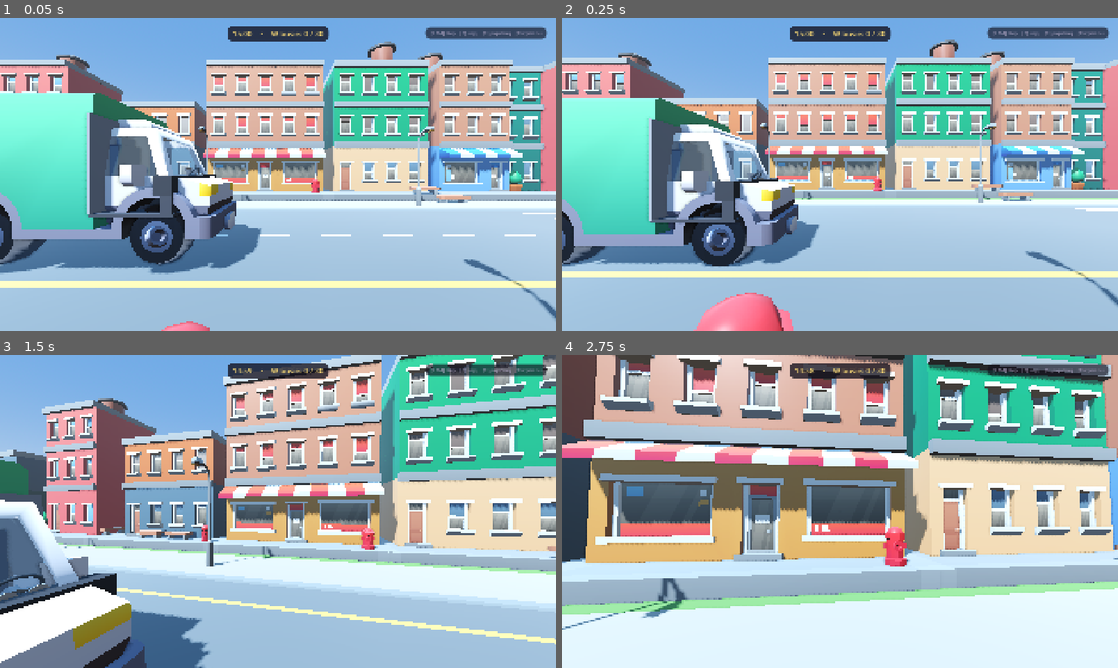
Above: before the commit, frames 1-4 (two rows, left to right).
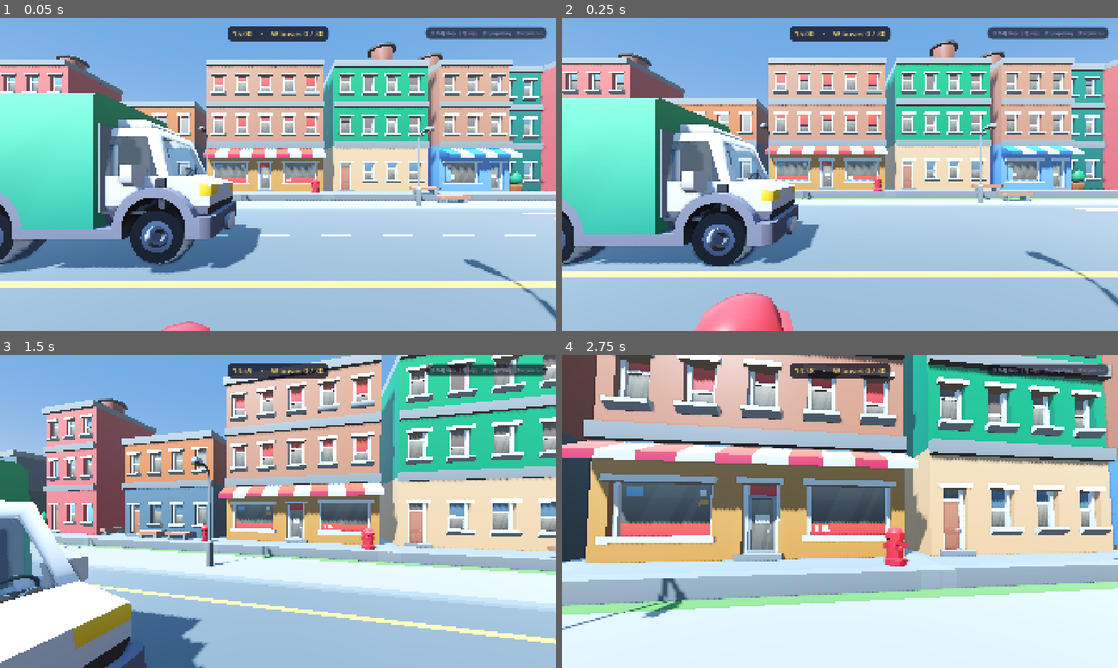
Above: after the commit, the same moments.

Repository: DeKinght/twoguysonecouch
Game: Godot game, scene res://scenes/levels/street.tscn
Same seed, same stepped clock (60 frames per second), same inputs: the game is played once before the commit and once after it. This scene is started directly instead of the project's main scene.
Inputs (mouse positions are in pixels of both pictures, inside the frame that each line leads up to):
- Up to frame 1 (0.05 s): no input
- Up to frame 2 (0.25 s): no input
- Up to frame 3 (1.5 s): tap Enter at 0.5 s; move the mouse to (305, 511) at 0.52 s; hold W (move_forward) from 0.53 s (still down); tap V (camera_toggle) at 0.6 s; click (305, 511) at 0.67 s; tap Space (jump) at 0.77 s; move the mouse to (250, 511) at 1.27 s; tap Ctrl (crouch) at 1.35 s
- Up to frame 4 (2.75 s): keep holding W (move_forward); tap Space (jump) at 1.52 s; move the mouse to (851, 505) at 2.02 s; press the mouse at (851, 505) at 2.03 s

The runs differ from the first frame. In frame 1, 2.0% of the frame differs, in the area x 15-45%, y 30-68%; in frame 2, 1.9%; in frame 3, 1.6%; in frame 4, nothing differs.

Commit message:
Van: fit dashboard and cab floor inside the cab shell
The dashboard reached past the windshield base onto the hood and the floor
past the narrower lower cab sides; sized to the shell (sides ~±0.6 u,
windshield base at z ~1.09 u).

Co-Authored-By: Claude Opus 5.5 <noreply@anthropic.com>
Claude-Session: https://claude.ai/code/session_01M87RcQLDSxz7g4adyQxSFd

Diff:
--- a/scripts/vehicles/van.gd
+++ b/scripts/vehicles/van.gd
@@ -605,10 +605,12 @@
 		return [Vector3(x0, y0, z0) * S, Vector3(x1, y1, z1) * S]
 
 	var parts: Array = [
-		[u.call(-0.7, CAB_FLOOR_U - 0.03, 0.45, 0.7, CAB_FLOOR_U, 1.22), dark],       # podłoga
-		[u.call(-0.71, CAB_FLOOR_U, 0.45, 0.71, 1.37, 0.47), trim],                   # tył kabiny
-		[u.call(-0.7, 0.62, 1.04, 0.7, 0.8, 1.2), dash],                              # deska
-		[u.call(-0.7, CAB_FLOOR_U, 1.1, 0.7, 0.62, 1.2), dark],                       # pod deską
+		# Wymiary dopasowane do skorupy kabiny: boki ~±0.6, dół przedniej szyby przy z ~1.09,
+		# niżej zaczyna się maska - nic nie może wystawać na zewnątrz.
+		[u.call(-0.58, CAB_FLOOR_U - 0.03, 0.47, 0.58, CAB_FLOOR_U, 1.06), dark],     # podłoga
+		[u.call(-0.6, CAB_FLOOR_U, 0.45, 0.6, 1.3, 0.47), trim],                      # tył kabiny
+		[u.call(-0.57, 0.64, 0.98, 0.57, 0.77, 1.07), dash],                          # deska
+		[u.call(-0.57, CAB_FLOOR_U, 1.0, 0.57, 0.64, 1.07), dark],                    # pod deską
 		[u.call(-0.12, CAB_FLOOR_U, 0.5, 0.12, 0.6, 0.95), dark],                     # tunel
 	]
 	for side: float in [1.0, -1.0]:
@@ -628,13 +630,13 @@
 		cyl.height = 0.01
 		cyl.material = _mat(Color(0.85, 0.88, 0.92))
 		gauge.mesh = cyl
-		gauge.position = Vector3((0.32 + dx) * S, 0.79 * S, 1.06 * S)
+		gauge.position = Vector3((0.32 + dx) * S, 0.772 * S, 1.02 * S)
 		gauge.rotation = Vector3(deg_to_rad(-70), 0, 0)
 		add_child(gauge)
 
 	var column := Node3D.new()
 	column.name = "SteeringColumn"
-	column.position = Vector3(0.32 * S, 0.8 * S, 0.98 * S)
+	column.position = Vector3(0.32 * S, 0.79 * S, 0.94 * S)
 	column.rotation = Vector3(deg_to_rad(-55), 0, 0)  # kierownica pochylona do kierowcy
 	add_child(column)
 	_steering_wheel = Node3D.new()
